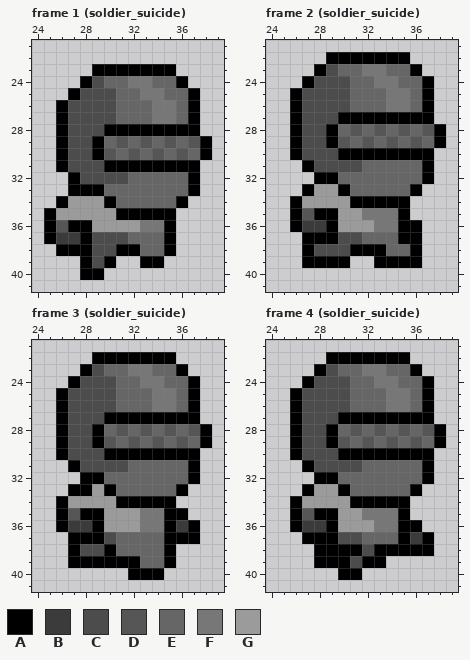
One commit to this pixel-art file: Assets/AnimationImporter/sprites/soldier_suicide.ase. Above, as it was before the edit.
64x64 pixels, 6 frames. Colours within 5 levels of each other are drawn and written as one. Shown: frame 1 (soldier_suicide): x 24..39, y 21..41; frame 2 (soldier_suicide): x 24..39, y 21..41; frame 3 (soldier_suicide): x 24..39, y 21..41; frame 4 (soldier_suicide): x 24..39, y 21..41. The commit also changed other frames, which this record leaves out.
Palette (. is transparent): A #000000  B #3b3b3b  C #4c4c4c  D #565656  E #666666  F #777777  G #9b9b9b
Now the later version:
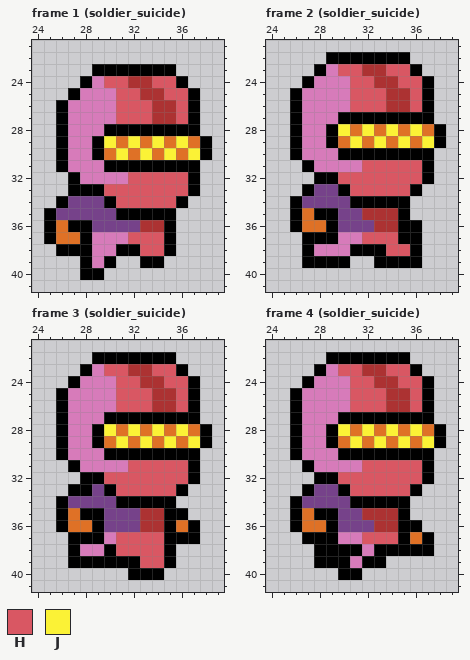
Colours new in this view: H #d95763  J #fbf236
Change:
Colour C changes from #4c4c4c to #d77bba.
Colour D changes from #565656 to #df7126.
Colour F changes from #777777 to #ac3232.
Colour G changes from #9b9b9b to #76428a.
Frame 1 (soldier_suicide):
The author changed colour B to colour D in row 37 at x 26 to 27.
The author changed colour E to colour H in row 24 at x 30 to 31 and 34 to 35; in row 25 at x 31 to 32 and 35 to 36; in rows 26 to 27 at x 31 to 33 and 36; in row 32 at x 32 to 36; in row 33 at x 30 to 36; in row 34 at x 31 to 35.
The author changed colour E to colour H in row 37 at x 32 to 34; in row 38 at x 33 to 34.
The author changed colour E to colour J in row 29 at x 30, 32, 34 and 36; in row 30 at x 31, 33, 35 and 37.
Frame 2 (soldier_suicide):
The author changed colour B to colour D in row 36 at x 27 to 28.
The author changed colour E to colour H in row 23 at x 30 to 31 and 34 to 35; in row 24 at x 31 to 32 and 35 to 36; in rows 25 to 26 at x 31 to 33 and 36; in row 31 at x 32 to 36; in row 32 at x 30 to 36; in row 33 at x 31 to 35.
The author changed colour E to colour H in row 37 at x 32 to 34; in row 38 at x 34 to 35.
The author changed colour E to colour J in row 28 at x 30, 32, 34 and 36; in row 29 at x 31, 33, 35 and 37.
Frame 3 (soldier_suicide):
The author changed colour B to colour D in row 36 at x 27 to 28 and 36.
The author changed colour E to colour H in row 23 at x 30 to 31 and 34 to 35; in row 24 at x 31 to 32 and 35 to 36; in rows 25 to 26 at x 31 to 33 and 36; in row 31 at x 32 to 36; in row 32 at x 30 to 36; in row 33 at x 31 to 35.
The author changed colour E to colour H in rows 37 to 38 at x 31 to 34; in row 39 at x 33 to 34.
The author changed colour E to colour J in row 28 at x 30, 32, 34 and 36; in row 29 at x 31, 33, 35 and 37.
Frame 4 (soldier_suicide):
The author changed colour B to colour D in row 36 at x 27 to 28; in row 37 at x 36.
The author changed colour E to colour H in row 23 at x 30 to 31 and 34 to 35; in row 24 at x 31 to 32 and 35 to 36; in rows 25 to 26 at x 31 to 33 and 36; in row 31 at x 32 to 36; in row 32 at x 30 to 36; in row 33 at x 31 to 35.
The author changed colour E to colour H in row 37 at x 32 to 34.
The author changed colour E to colour J in row 28 at x 30, 32, 34 and 36; in row 29 at x 31, 33, 35 and 37.
Boxes around the changes in both pictures, in picture pixels (x1, y1, x2, y2):
changed: (56, 76, 200, 268)
changed: (302, 64, 434, 256)
changed: (68, 364, 200, 568)
changed: (302, 364, 434, 568)
